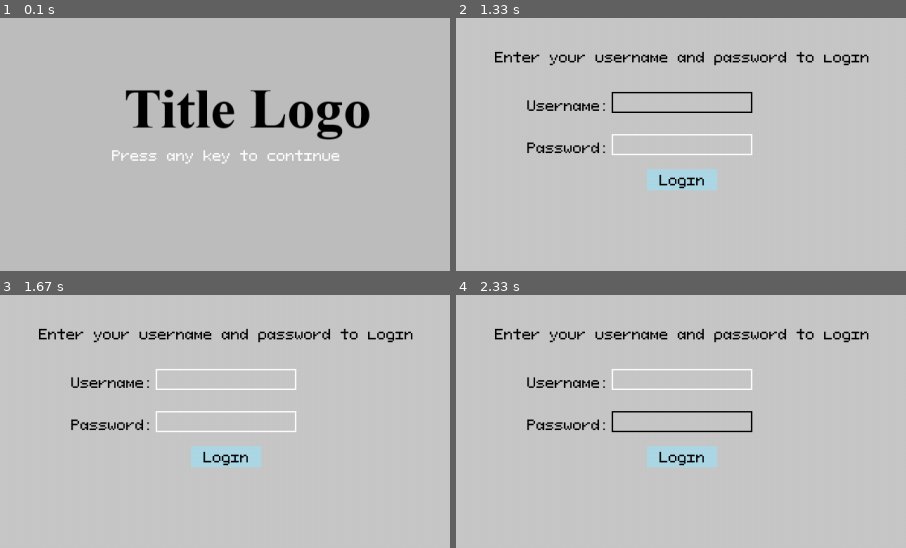
Above: before the commit, frames 1-4 (two rows, left to right).
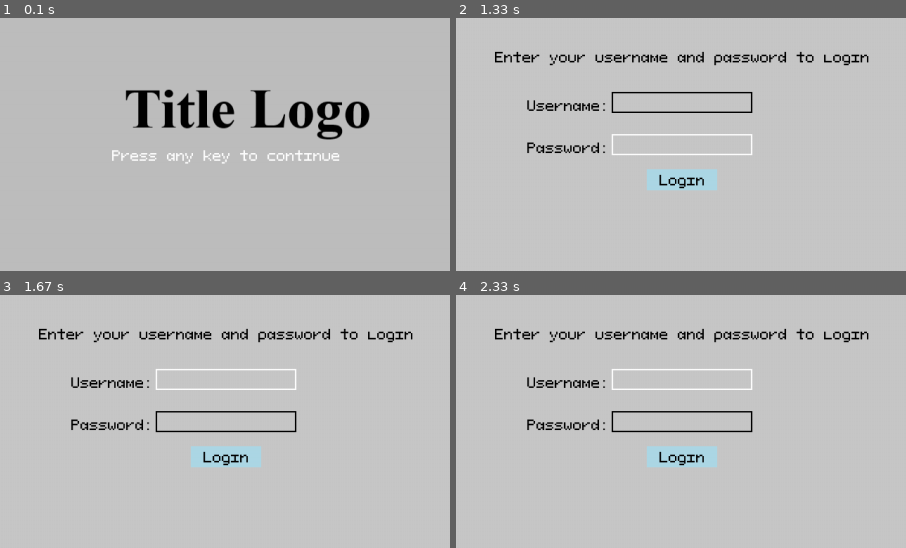
Above: after the commit, the same moments.

Repository: noorgme/AWS-FPGA-PyGame-Cloud-Embedded-System-Project
Game: pygame game, started from src/main.py
The game is run twice, just before and just after one commit, with the same random seed, the same clock (stepped at 60 frames per second) and the same inputs.
Inputs (mouse positions are % of the whole screen's width and height, from its top left):
- Up to frame 1 (0.1 s): no input
- Up to frame 2 (1.33 s): tap Space at 0.33 s; press the mouse at (50, 56) at 0.7 s; move the mouse to (63, 36) at 0.8 s; release the mouse at (75, 17) at 0.93 s; click (50, 48) at 1.05 s
- Up to frame 3 (1.67 s): click (50, 56) at 1.38 s
- Up to frame 4 (2.33 s): hold Backspace 1.67-2.13 s; press the mouse at (50, 56) at 2.2 s; move the mouse to (55, 38) at 2.3 s
The pictures show only the part of the screen within x 25-75%, y 31-81%; the shares and areas given below are measured in that part.

Frames 1-2 are identical in both runs. In frame 3, 0.7% of the frame differs, in the area x 34-66%, y 45-55%; in frame 4, nothing differs.

Commit message:
Further fixes

Diff:
--- a/src/main.py
+++ b/src/main.py
@@ -13,7 +13,9 @@
 class GameState(Enum):
     TITLESCREEN = 0
     LOGINSCREEN = 1
-    #TO-DO: Add remaining game states
+    PLAYERCONNECT = 2
+
+    #TO-DO: Implement remaining game states
 
 class GameStateManager:
     def __init__(self):
@@ -52,8 +54,7 @@
                 if game_state_manager.current_state == GameState.TITLESCREEN:
                     game_state_manager.change_state(GameState.LOGINSCREEN)
                     game_state_manager.run_state()
-                    print (game_state_manager.current_state)
-                    print ("login")
+
 
         screen.fill("grey")
         #blit logo
@@ -94,9 +95,7 @@
     password = ""
     usertext = font1.render(username, True, black)
     passtext = font1.render(password, True, black)
-    usernameHovered = False
     usernameSelected = False
-    pwHovered = False
     pwSelected = False
 
 
@@ -116,11 +115,13 @@
                     usernameSelected = True
                     pwSelected = False
                     hoverColourPW = white
+                    hoverColourUser = black
 
                 elif (password_input_rect.collidepoint(pg.mouse.get_pos())):
                     pwSelected = True
                     usernameSelected = False
                     hoverColourUser = white
+                    hoverColourPW = black
                 else:
                     usernameSelected = False
                     pwSelected = False
@@ -128,20 +129,24 @@
                     hoverColourPW = white
 
             elif event.type == pg.MOUSEMOTION:
-                if username_input_rect.collidepoint(pg.mouse.get_pos()) or usernameSelected:
+                if username_input_rect.collidepoint(pg.mouse.get_pos()) or usernameSelected: #if user hovered or selected
                     hoverColourUser = black
+                    if password_input_rect.collidepoint(pg.mouse.get_pos()) or pwSelected:
+                        hoverColourPW = black
+                    else:
+                        hoverColourPW = white
 
 
                 elif password_input_rect.collidepoint(pg.mouse.get_pos()) or pwSelected:
                     hoverColourPW = black
+                    if not usernameSelected:
+                        hoverColourUser = white
 
                 else:
+                    usernameSelected = False
+                    pwSelected = False
                     hoverColourUser = white
                     hoverColourPW = white
-
-
-
-
 
             elif event.type == pg.KEYDOWN:
                 if (usernameSelected):
@@ -160,6 +165,11 @@
                     elif event.key == pg.K_BACKSPACE:
                         password = password[:len(password)-1]
                         passtext = font1.render(password, True, black)
+                elif (login_button_rect.collidepoint(pg.mouse.get_pos())):
+                    if username == "user" and password == "pass":
+                        game_state_manager.change_state(GameState.PLAYERCONNECT)
+                        game_state_manager.run_state()
+                        print ("changing")
 
 
 
@@ -189,6 +199,13 @@
         pg.display.flip()
     # To-DO, code for loginscreen
 
+def playerconnect():
+    print("playerconnect")
+
+
+
+
+
 
 pg.init()
 
